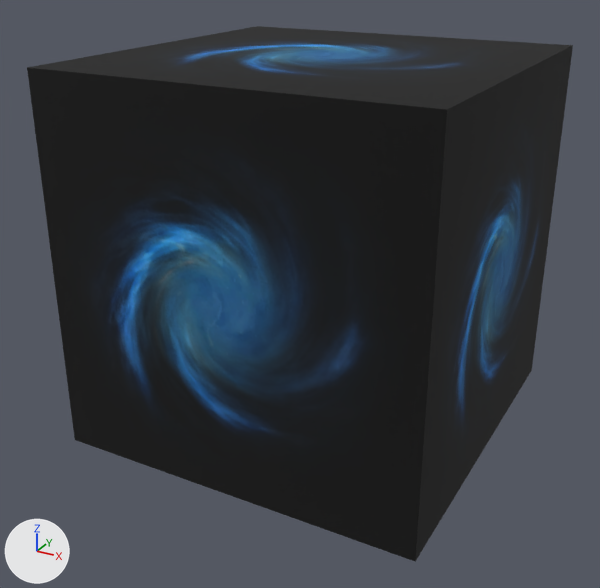
Before and after pictures for a commit that changed the OBJ model sceneobjs/godword_01/tx_godword_tiankonghe.obj.
Rendered twice from a 50 mm camera at (10320.0, -20259.0, 8317.0) aimed at (-270.0, -1005.0, -1310.0). Arrows for +X, +Y and +Z are at lower left; the lights stay in place. Where no turn or scale is listed for an object, it has been applied to the vertices. Vertices at the same position are counted once.

In view in the first picture: 'tx_godword_tiankonghe'.
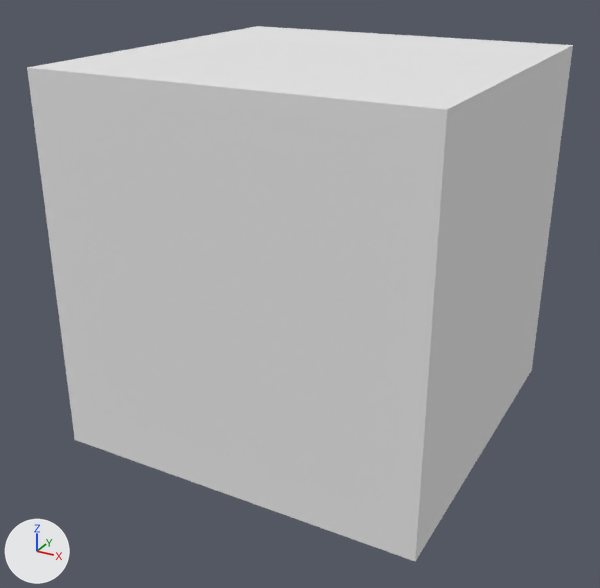
The edits, one by one:
Material 'material_3' (mat_material_3_1) is new.
Its base color is (0.8, 0.8, 0.8) (white #e7e7e7).
Its roughness is 1.0.
Material 'material_8' (mat_material_8_1) is new.
Its base color is (0.8, 0.8, 0.8) (white #e7e7e7).
Its roughness is 1.0.
me_tx_godword_tiankonghe has 432 vertices, 422 faces and spans x -5276.0..5276.0, y -5477.0..5074.0, z -5276.0..5276.0.
me_tx_godword_tiankonghe is used by ob_tx_godword_tiankonghe; location (0.0, 0.0, 0.0).
me_tx_godword_tiankonghe no longer uses material mat_material_3 (picture img_tx_godword_tiankonghe_18_png).
me_tx_godword_tiankonghe part 1: all 62 faces that had it switch from mat_material_8 (picture img_tx_godword_tiankonghe_38_png) to mat_material_8_1 (white #e7e7e7).
me_tx_godword_tiankonghe now uses material mat_material_3_1 (white #e7e7e7).

What differs and where, as boxes (x1, y1, x2, y2) in the pictures (600 x 588 px):
part 1 of me_tx_godword_tiankonghe, recoloured (black to grey): (27, 26, 573, 561) in both
